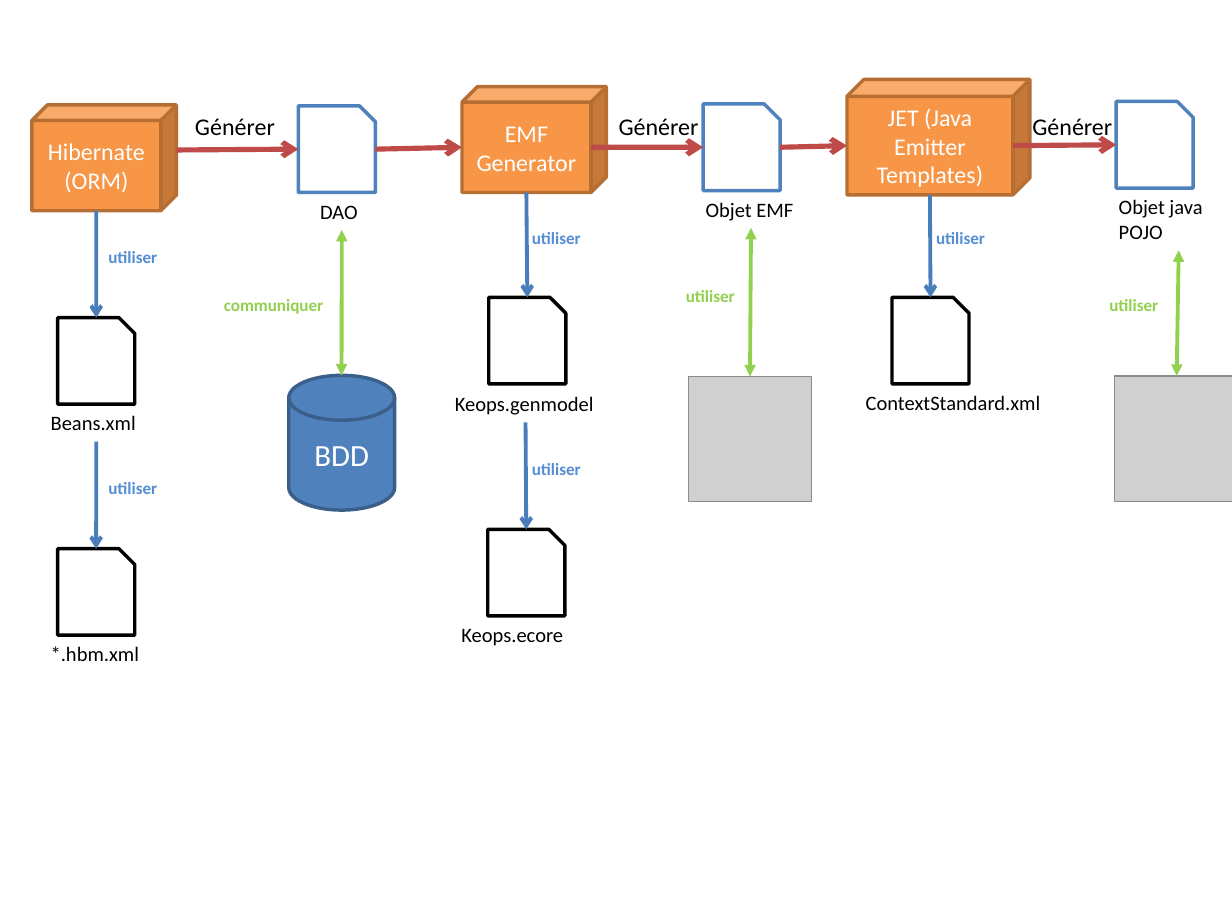
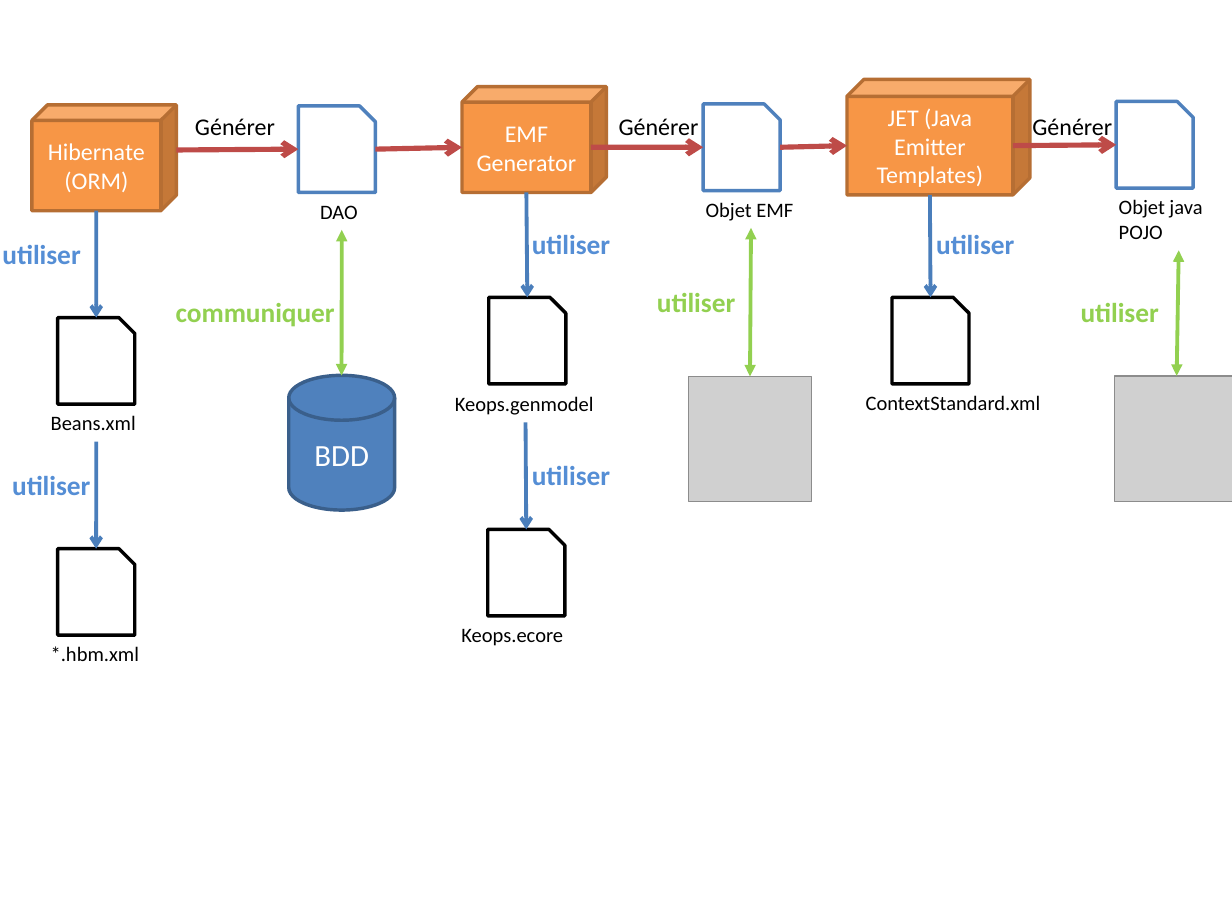
Before and after one commit to softreaver/documents_cnam, a slide deck: slide 1 of Experience_pro/Mémoire-XLM/mise_en_oeuvre_keops.pptx. Drawn at 1232x924 pixels with LibreOffice and Linux fonts; fonts in the diff are those of the drawing; grey boxes stand for pictures. Boxes give left, top, right and bottom in pixels: in the first picture for what was removed or moved away, otherwise in the second. Text is boxed around its words. In the diff, an @@ line names an element or a change of style, - is before the commit and + after.

```diff
--- a/Experience_pro/Mémoire-XLM/mise_en_oeuvre_keops.pptx
+++ b/Experience_pro/Mémoire-XLM/mise_en_oeuvre_keops.pptx
@@ size 10 to 16 pt in 8 elements at (1081, 303, 1159, 322), (532, 235, 610, 254), (657, 293, 735, 312), (532, 466, 610, 485), (176, 303, 335, 327), (12, 476, 90, 495), (936, 235, 1014, 254), (2, 245, 80, 264) @@
@@ text "utiliser": place and size @@
-text "utiliser" at (108, 251, 157, 263)
+text "utiliser" at (2, 245, 80, 264)
@@ text "communiquer": place and size @@
-text "communiquer" at (224, 299, 323, 314)
+text "communiquer" at (176, 303, 335, 327)
@@ text "utiliser": place and size @@
-text "utiliser" at (686, 290, 735, 302)
+text "utiliser" at (657, 293, 735, 312)
@@ text "utiliser": place and size @@
-text "utiliser" at (1109, 299, 1158, 311)
+text "utiliser" at (1081, 303, 1159, 322)
@@ text "utiliser": place and size @@
-text "utiliser" at (108, 482, 157, 494)
+text "utiliser" at (12, 476, 90, 495)
```
Also in this commit, not shown: 1 slide added, 1 slide removed, 1 other file.
